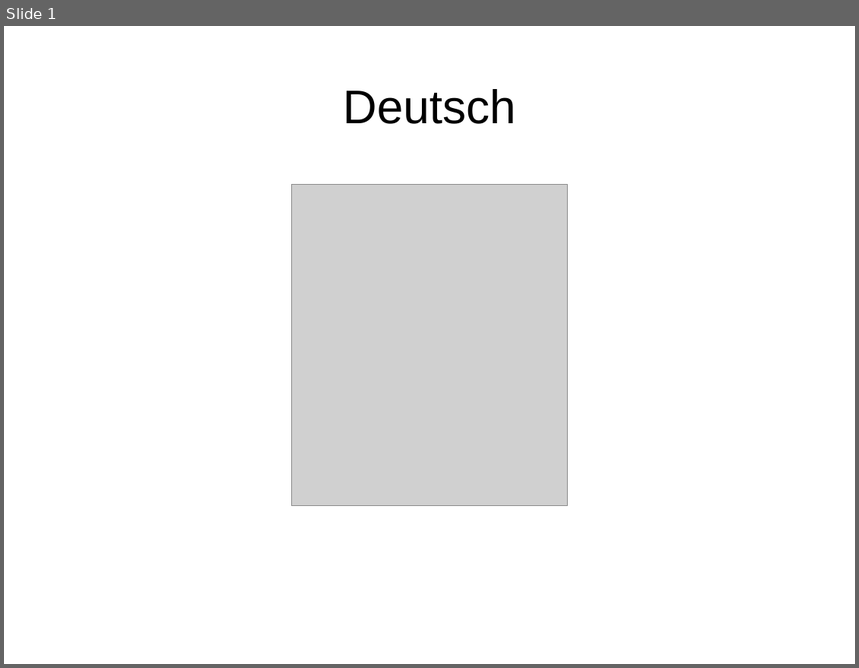
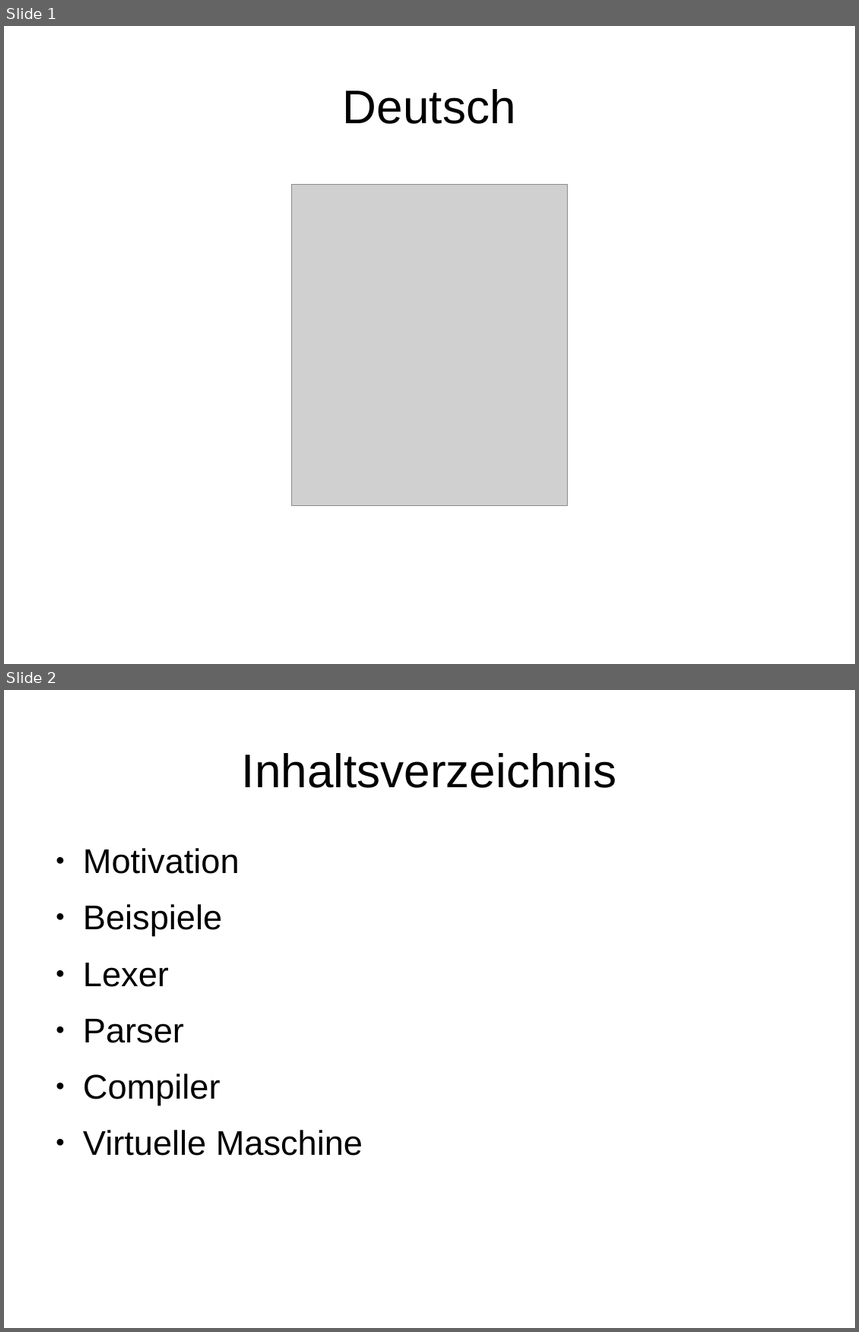
Before and after one commit to MasterInformatikHsBochum/Eine-deutsche-Praesentation, a slide deck: Präsentation.odp. Shown one above the other, each under a label of ours: slide 1 before the commit, slides 1 and 2 after it. The pictures are 859x668 and 859x1332 pixels, drawn with LibreOffice and Linux fonts; fonts in the diff are those of the drawing; grey boxes stand for pictures. Boxes give left, top, right and bottom in pixels: in the first picture for what was removed or moved away, otherwise in the second. Text is boxed around its words. In the diff, an @@ line names an element or a change of style, - is before the commit and + after.

Commit message:
Inhaltsverzeichnis und Motivation hinzugefügt

```diff
--- a/Präsentation.odp
+++ b/Präsentation.odp
@@ slide 2 added at (4,690,855,1328), background #FFFFFF @@
@@ title added at (242,753,617,788), 44 pt, text #000000 @@
+Inhaltsverzeichnis
@@ text added at (83,848,363,1156), 32 pt, text #000000 @@
+● Motivation
+● Beispiele
+● Lexer
+● Parser
+● Compiler
+● Virtuelle Maschine
```
Also in this commit, not shown: 1 other slide added.
